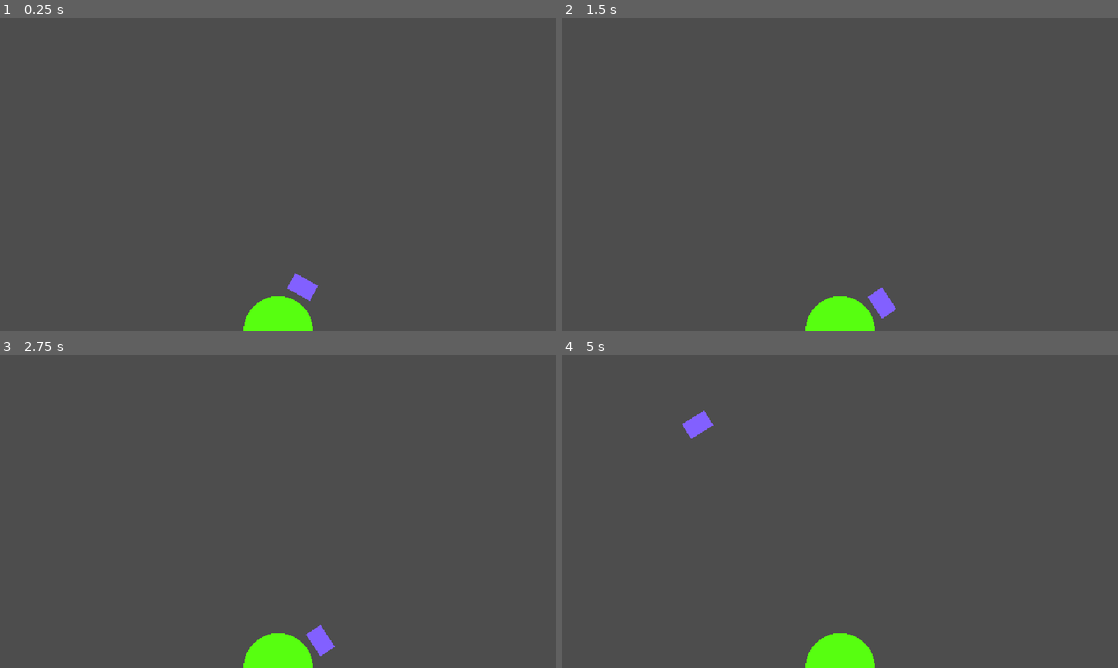
Above: before the commit, frames 1-4 (two rows, left to right).
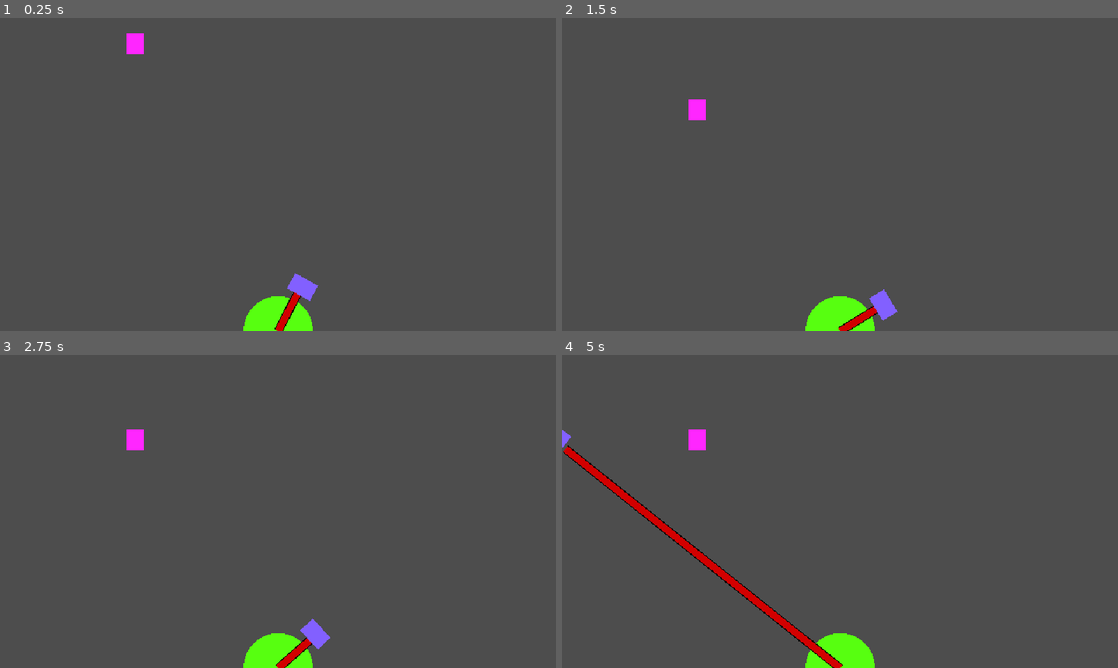
Above: after the commit, the same moments.

Repository: Dreamy-Sheeblings/frog
Game: Godot game, scene res://main/main.tscn
The game is run twice, just before and just after one commit, with the same random seed, the same clock (stepped at 60 frames per second) and the same inputs.
Inputs:
- Up to frame 1 (0.25 s): no input
- Up to frame 2 (1.5 s): tap Enter (ui_accept) at 0.5, 0.77 s
- Up to frame 3 (2.75 s): tap Enter (ui_accept) at 1.52 s
- Up to frame 4 (5 s): tap Enter (ui_accept) at 3.02, 3.77, 4.52 s

The runs differ from the first frame. In frame 1, 0.4% of the frame differs, in the area x 22-55%, y 4-100%; in frame 2, 0.5%; in frame 3, 0.6%; in frame 4, 2.2%, in the area x 0-51%, y 17-100%.

Commit message:
feat: add tongue line and spider v1

Diff:
--- a/characters/frog/frog.gd
+++ b/characters/frog/frog.gd
@@ -1,14 +1,15 @@
 extends Node2D
 
-@onready var tongue = $Tongue
-@onready var tongue_cls = $Tongue/Cls
+@onready var tongue = $TongueHead
+@onready var tongue_cls = $TongueHead/Cls
+@onready var tongue_line = $TongueLine
 
 var time: float = 0
 var original_position: Vector2
 var shoot_direction: Vector2
 var shoot_speed := 800.0
-var return_speed := 600.0
-var max_distance := 300.0
+var return_speed := 1000.0
+var max_distance := 350.0
 var traveled_distance := 0.0
 
 enum States {
@@ -18,8 +19,10 @@
 }
 
 var current_state: States = States.SWAY
+var viewport_rect: Rect2
 
 func _ready() -> void:
+	viewport_rect = get_viewport().get_visible_rect()
 	original_position = tongue.position
 	tongue.area_entered.connect(on_tongue_area_entered)
 
@@ -29,6 +32,7 @@
 		area.queue_free()
 
 func _process(delta: float) -> void:
+	tongue_line.points = [Vector2.ZERO, to_local(tongue_cls.global_position)]
 	match current_state:
 		States.SWAY:
 			tongue_cls.disabled = true
@@ -51,7 +55,7 @@
 				current_state = States.RELEASE_BACK
 
 		States.RELEASE_BACK:
-			tongue_cls.disabled = false
+			tongue_cls.disabled = true
 			var to_origin = original_position - tongue.position
 			var move = to_origin.normalized() * return_speed * delta
 			if move.length() > to_origin.length():
--- a/characters/frog/frog.tscn
+++ b/characters/frog/frog.tscn
@@ -1,6 +1,7 @@
-[gd_scene load_steps=5 format=3 uid="uid://c1ljkia4u5wil"]
+[gd_scene load_steps=6 format=3 uid="uid://c1ljkia4u5wil"]
 
 [ext_resource type="Script" uid="uid://v5wk6qtvg3uw" path="res://characters/frog/frog.gd" id="1_aoej0"]
+[ext_resource type="Texture2D" uid="uid://v8ho3luremn6" path="res://characters/frog/tongue.png" id="2_7ooxj"]
 
 [sub_resource type="CapsuleMesh" id="CapsuleMesh_aoej0"]
 radius = 40.0
@@ -19,13 +20,20 @@
 modulate = Color(0.341176, 1, 0.0627451, 1)
 mesh = SubResource("CapsuleMesh_aoej0")
 
-[node name="Tongue" type="Area2D" parent="."]
+[node name="TongueLine" type="Line2D" parent="."]
+points = PackedVector2Array(0, 0)
+width = 16.0
+default_color = Color(0.823529, 0.0901961, 0.0901961, 1)
+texture = ExtResource("2_7ooxj")
+texture_mode = 1
 
-[node name="Sprite" type="MeshInstance2D" parent="Tongue"]
+[node name="TongueHead" type="Area2D" parent="."]
+
+[node name="Sprite" type="MeshInstance2D" parent="TongueHead"]
 modulate = Color(0.509804, 0.376471, 1, 1)
 position = Vector2(0, -58)
 mesh = SubResource("QuadMesh_ogoj1")
 
-[node name="Cls" type="CollisionShape2D" parent="Tongue"]
+[node name="Cls" type="CollisionShape2D" parent="TongueHead"]
 position = Vector2(0, -58)
 shape = SubResource("RectangleShape2D_aoej0")
--- a/characters/fly/fly.gd
+++ b/characters/insects/fly/fly.gd
@@ -2,6 +2,7 @@
 extends Area2D
 
 @onready var state_timer := $StateTimer
+@onready var life_timer := $LifeTimer
 
 var alive: bool = false
 var base_radius := 20.0
@@ -32,6 +33,7 @@
 
 	viewport_rect = get_viewport().get_visible_rect()
 	state_timer.timeout.connect(_on_mode_timer_timeout)
+	life_timer.timeout.connect(on_life_timer_timeout)
 	# Buzzing init
 	phase_offset = randf_range(0.0, TAU)
 	noise_seed_offset = randf_range(0.0, 1000.0)
@@ -58,6 +60,7 @@
 				center = center.move_toward(fly_target, 40 * delta)
 				if center.distance_to(fly_target) < 5.0:
 					current_state = States.BUZZ
+					life_timer.start()
 					_reset_timer()
 			States.FLY:
 				var to_target = fly_target - center
@@ -66,6 +69,12 @@
 									randf_range(viewport_rect.position.x + 25, viewport_rect.end.x - 25),
 									randf_range(viewport_rect.position.y + 25, viewport_rect.end.y - 120)
 								)
+				else:
+					center += to_target.normalized() * 40 * delta
+			States.FLY_OUT:
+				var to_target = fly_target - center
+				if to_target.length() < 5.0:
+					queue_free() # Fly has exited, remove it
 				else:
 					center += to_target.normalized() * 40 * delta
 
@@ -82,6 +91,32 @@
 	current_state = States.FLY if current_state == States.BUZZ else States.BUZZ
 	_reset_timer()
 
+func get_random_offscreen_position(margin: float = 50.0) -> Vector2:
+	var side := randi() % 3 # 0=Top, 1=Right, 2=Bottom, 3=Left
+
+	match side:
+		0: # Top
+			return Vector2(
+				randf_range(viewport_rect.position.x, viewport_rect.end.x),
+				viewport_rect.position.y - margin
+			)
+		1: # Right
+			return Vector2(
+				viewport_rect.end.x + margin,
+				randf_range(viewport_rect.position.y, viewport_rect.end.y)
+			)
+		2: # Left
+			return Vector2(
+				viewport_rect.position.x - margin,
+				randf_range(viewport_rect.position.y, viewport_rect.end.y)
+			)
+	return Vector2.ZERO # fallback
+
+func on_life_timer_timeout() -> void:
+	state_timer.stop()
+	fly_target = get_random_offscreen_position(30)
+	current_state = States.FLY_OUT
+
 func _reset_timer() -> void:
 	state_timer.wait_time = randf_range(3.0, 5.0)
 	state_timer.start()
--- a/characters/fly/fly.tscn
+++ b/characters/insects/fly/fly.tscn
@@ -1,6 +1,6 @@
 [gd_scene load_steps=4 format=3 uid="uid://cxodetp2amu0b"]
 
-[ext_resource type="Script" uid="uid://dcs6md7y101p0" path="res://characters/fly/fly.gd" id="1_w51ox"]
+[ext_resource type="Script" uid="uid://dcs6md7y101p0" path="res://characters/insects/fly/fly.gd" id="1_w51ox"]
 
 [sub_resource type="CapsuleMesh" id="CapsuleMesh_v0pvl"]
 radius = 11.0
@@ -12,6 +12,9 @@
 [node name="Fly" type="Area2D" groups=["edibles"]]
 script = ExtResource("1_w51ox")
 
+[node name="LifeTimer" type="Timer" parent="."]
+wait_time = 20.0
+
 [node name="StateTimer" type="Timer" parent="."]
 wait_time = 5.0
 one_shot = true
--- /dev/null
+++ b/characters/insects/spider/spider.gd
@@ -0,0 +1,68 @@
+class_name Spider
+extends Area2D
+
+@onready var web_timer := $WebTimer
+
+enum States {
+	DESCEND,
+	IDLE,
+	WEB
+}
+
+var current_state = States.DESCEND # Start in DESCEND state
+
+var start_position: Vector2 = position
+var descend_duration: float = 1
+var bounce_height: float = 10.0
+var bounce_duration: float = 0.2
+
+var web_shooted := false
+
+func _ready() -> void:
+	web_timer.timeout.connect(on_web_timer_timeout)
+	drop_spider()
+
+func _process(delta: float) -> void:
+	match current_state:
+		States.DESCEND:
+			pass
+		States.IDLE:
+			web_timer.start()
+		States.WEB:
+			pass
+
+func drop_spider() -> void:
+	randomize()
+	var descend_distance = randf_range(100, 180)
+	var target_y = position.y + descend_distance
+	var bounce_up_y = target_y - bounce_height
+	var bounce_down_y = target_y + bounce_height
+	var settle_y = target_y
+	var tween := get_tree().create_tween()
+
+	tween.tween_property(self, "position", Vector2(position.x, target_y), descend_duration) \
+		.set_trans(Tween.TRANS_SINE) \
+		.set_ease(Tween.EASE_OUT)
+
+	# 2. Bounce up a little
+	tween.tween_property(self, "position", Vector2(position.x, bounce_up_y), bounce_duration) \
+		.set_trans(Tween.TRANS_SINE) \
+		.set_ease(Tween.EASE_OUT)
+
+	tween.tween_property(self, "position", Vector2(position.x, bounce_down_y), bounce_duration) \
+		.set_trans(Tween.TRANS_SINE) \
+		.set_ease(Tween.EASE_IN)
+
+	# 3. Settle down
+	tween.tween_property(self, "position", Vector2(position.x, settle_y), bounce_duration) \
+		.set_trans(Tween.TRANS_SINE) \
+		.set_ease(Tween.EASE_IN)
+
+	# 4. Final state
+	tween.tween_callback(Callable(self, "_on_descend_finished"))
+
+func _on_descend_finished() -> void:
+	current_state = States.IDLE
+
+func on_web_timer_timeout() -> void:
+	current_state = States.WEB
--- /dev/null
+++ b/characters/insects/spider/spider.tscn
@@ -0,0 +1,23 @@
+[gd_scene load_steps=4 format=3 uid="uid://chfdaqxfq84dr"]
+
+[ext_resource type="Script" uid="uid://d0gxvvdmb1e78" path="res://characters/insects/spider/spider.gd" id="1_t1u7d"]
+
+[sub_resource type="QuadMesh" id="QuadMesh_5tgb4"]
+size = Vector2(20, 24)
+
+[sub_resource type="RectangleShape2D" id="RectangleShape2D_5tgb4"]
+size = Vector2(20, 24)
+
+[node name="Spider" type="Area2D" groups=["edibles"]]
+modulate = Color(1, 0.14902, 1, 1)
+script = ExtResource("1_t1u7d")
+
+[node name="Mesh" type="MeshInstance2D" parent="."]
+mesh = SubResource("QuadMesh_5tgb4")
+
+[node name="Cls" type="CollisionShape2D" parent="."]
+shape = SubResource("RectangleShape2D_5tgb4")
+
+[node name="WebTimer" type="Timer" parent="."]
+wait_time = 2.0
+one_shot = true
--- a/components/managers/insect_spawner/insects_spawner.gd
+++ b/components/managers/insect_spawner/insects_spawner.gd
@@ -21,5 +21,6 @@
 			spawn_position = Vector2(viewport_rect.end.x + MARGIN, randf_range(viewport_rect.position.y, viewport_rect.end.y - 100))
 
 	var fly_instance = fly_scene.instantiate() as Node2D
-	get_parent().add_child(fly_instance)
+	var entities_layer = get_tree().get_first_node_in_group("entities_layer")
+	entities_layer.add_child(fly_instance)
 	fly_instance.global_position = spawn_position
--- a/components/managers/insect_spawner/insects_spawner.tscn
+++ b/components/managers/insect_spawner/insects_spawner.tscn
@@ -1,7 +1,7 @@
 [gd_scene load_steps=3 format=3 uid="uid://bwpk101n37afm"]
 
 [ext_resource type="Script" uid="uid://dxw56ks5jnlgr" path="res://components/managers/insect_spawner/insects_spawner.gd" id="1_1pdku"]
-[ext_resource type="PackedScene" uid="uid://cxodetp2amu0b" path="res://characters/fly/fly.tscn" id="2_5fo2e"]
+[ext_resource type="PackedScene" uid="uid://cxodetp2amu0b" path="res://characters/insects/fly/fly.tscn" id="2_5fo2e"]
 
 [node name="InsectsSpawner" type="Node"]
 script = ExtResource("1_1pdku")
--- a/main/main.tscn
+++ b/main/main.tscn
@@ -1,11 +1,18 @@
-[gd_scene load_steps=3 format=3 uid="uid://bug1l8g3cbkep"]
+[gd_scene load_steps=4 format=3 uid="uid://bug1l8g3cbkep"]
 
 [ext_resource type="PackedScene" uid="uid://c1ljkia4u5wil" path="res://characters/frog/frog.tscn" id="1_53q0u"]
 [ext_resource type="PackedScene" uid="uid://bwpk101n37afm" path="res://components/managers/insect_spawner/insects_spawner.tscn" id="1_pjrb6"]
+[ext_resource type="PackedScene" uid="uid://chfdaqxfq84dr" path="res://characters/insects/spider/spider.tscn" id="2_xwkvk"]
 
 [node name="Main" type="Node"]
 
 [node name="InsectsSpawner" parent="." instance=ExtResource("1_pjrb6")]
 
+[node name="InsectsEnities" type="Node2D" parent="." groups=["entities_layer"]]
+y_sort_enabled = true
+
+[node name="Spider" parent="InsectsEnities" instance=ExtResource("2_xwkvk")]
+position = Vector2(155, -14)
+
 [node name="Frog" parent="." instance=ExtResource("1_53q0u")]
 position = Vector2(320, 360)
--- a/project.godot
+++ b/project.godot
@@ -26,3 +26,9 @@
 [global_group]
 
 edibles="insects that main characters can swallow"
+entities_layer=""
+
+[rendering]
+
+textures/canvas_textures/default_texture_filter=0
+textures/canvas_textures/default_texture_repeat=1
Binary file added: characters/frog/tongue.png
Not shown, added: characters/frog/tongue.png.import
Renamed: characters/fly/fly.gd.uid -> characters/insects/fly/fly.gd.uid
Not shown, added: characters/insects/spider/spider.gd.uid
